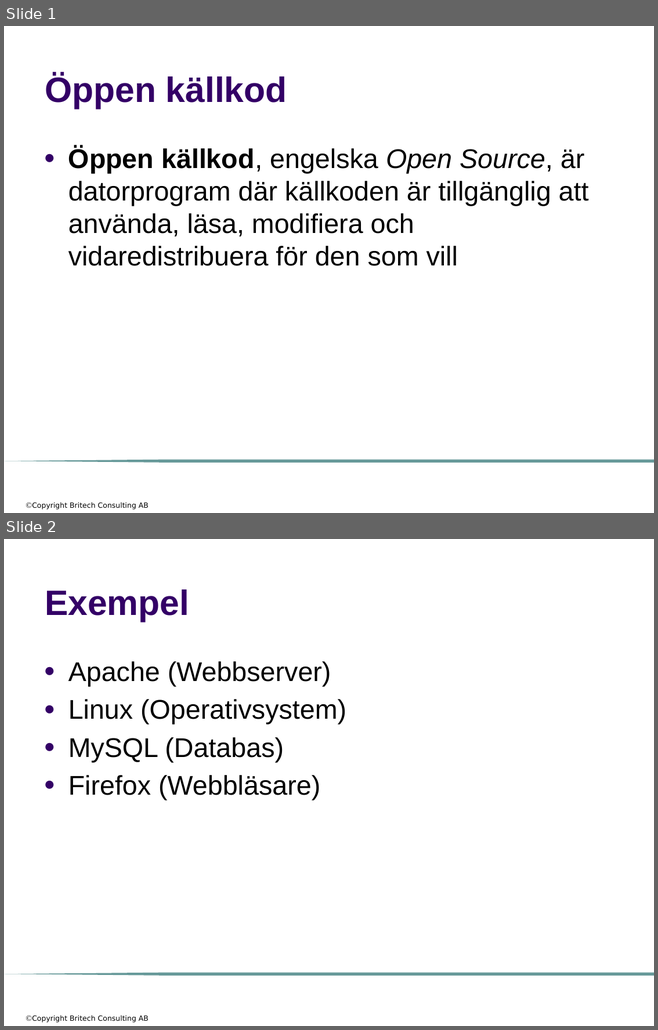
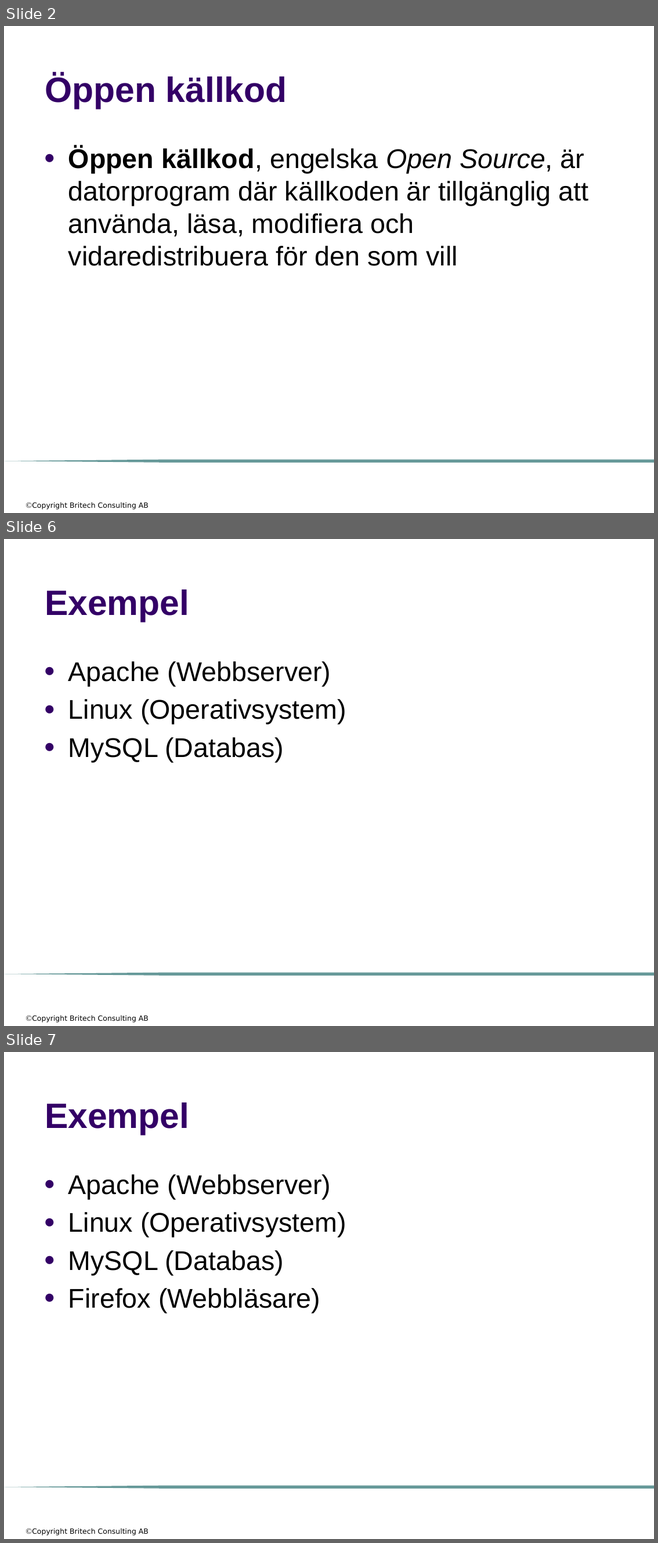
Before and after one commit to me97esn/groovyseminarium, a slide deck: groovyseminarie/dokument/open_source.pptx. Shown one above the other, each under a label of ours: slides 1 and 2 before the commit, slides 2, 6 and 7 after it; the slides between them are not shown. The pictures are 658x1030 and 658x1543 pixels, drawn with LibreOffice and Linux fonts; fonts in the diff are those of the drawing; background and template pictures are left out. Boxes give left, top, right and bottom in pixels: in the first picture for what was removed or moved away, otherwise in the second. Text is boxed around its words. In the diff, an @@ line names an element or a change of style, - is before the commit and + after.

```diff
--- a/groovyseminarie/dokument/open_source.pptx
+++ b/groovyseminarie/dokument/open_source.pptx
@@ slide 6 added at [4, 539, 654, 1026], background #FFFFFF; not listed: 2 template elements that a slide beside it also shows @@
@@ title added at [45, 589, 189, 621], 39 pt, text #330066, bold @@
+Exempel
@@ text added at [68, 661, 346, 762], 30 pt, text #000000 @@
+● Apache (Webbserver)
+● Linux (Operativsystem)
+● MySQL (Databas)
@@ what was slide 1 is now slide 2 @@
@@ what was slide 2 is now slide 7 @@
```
Also in this commit, not shown: 4 slides changed, 33 other slides added.
